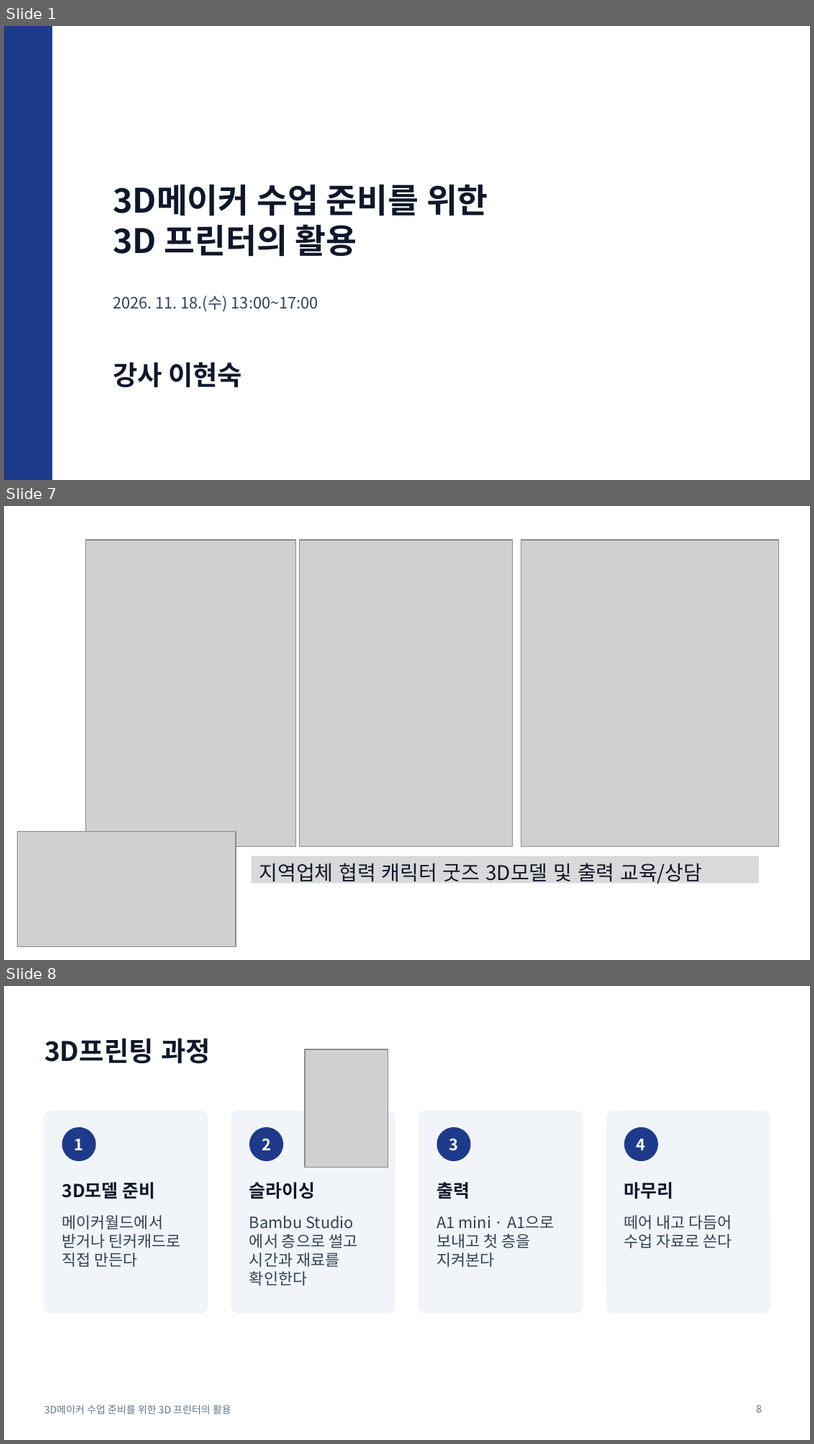
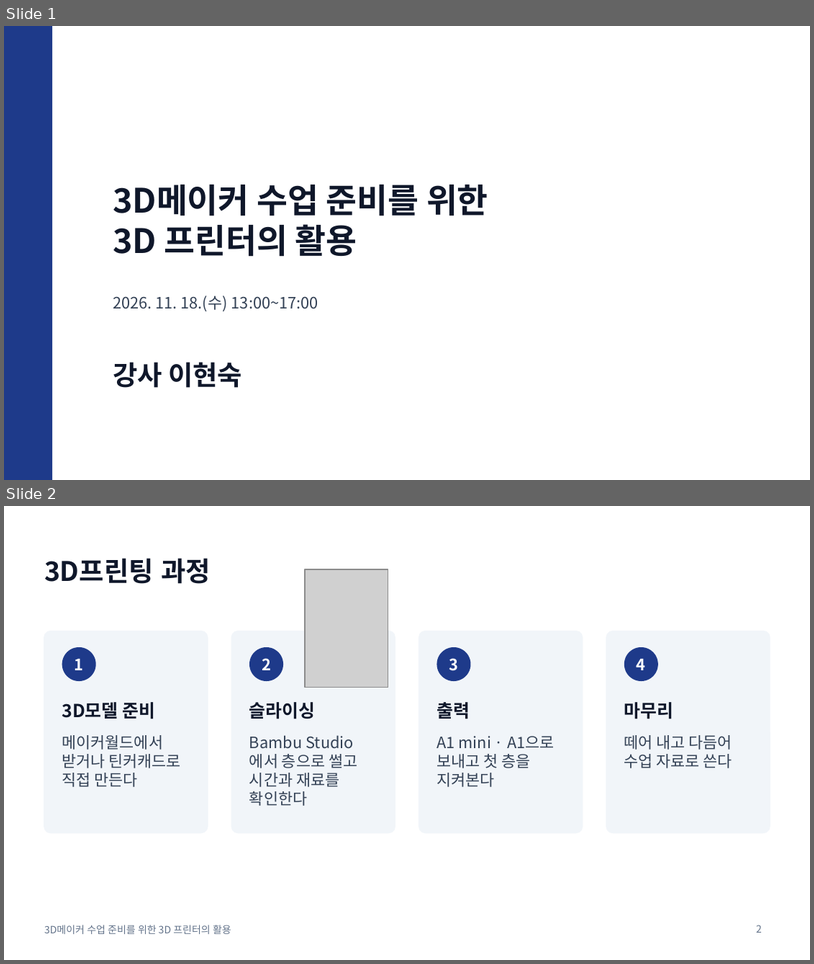
Before and after one commit to Suguri123/3D_swmirae20261118, a slide deck: dist/3D-printer-education.pptx. Shown one above the other, each under a label of ours: slides 1, 7 and 8 before the commit, slides 1 and 2 after it; the slides between them are not shown. The pictures are 814x1444 and 814x964 pixels, drawn with LibreOffice and Linux fonts; fonts in the diff are those of the drawing; grey boxes stand for pictures. Boxes give left, top, right and bottom in pixels: in the first picture for what was removed or moved away, otherwise in the second. Text is boxed around its words. In the diff, an @@ line names an element or a change of style, - is before the commit and + after.

```diff
--- a/dist/3D-printer-education.pptx
+++ b/dist/3D-printer-education.pptx
@@ slide 7 removed at (4,506,810,960), background #FFFFFF @@
@@ picture removed at (86,540,296,847) @@
@@ picture removed at (300,540,513,847) @@
@@ picture removed at (521,540,779,847) @@
@@ picture removed at (17,831,235,947) @@
@@ rectangle removed at (252,856,759,883) @@
-지역업체 협력 캐릭터 굿즈 3D모델 및 출력 교육/상담
@@ what was slide 8 is now slide 2 @@
@@ page number at (756,924,762,932): text changed @@
-8
+2
```
Also in this commit, not shown: 5 other slides removed, 18 other files.
